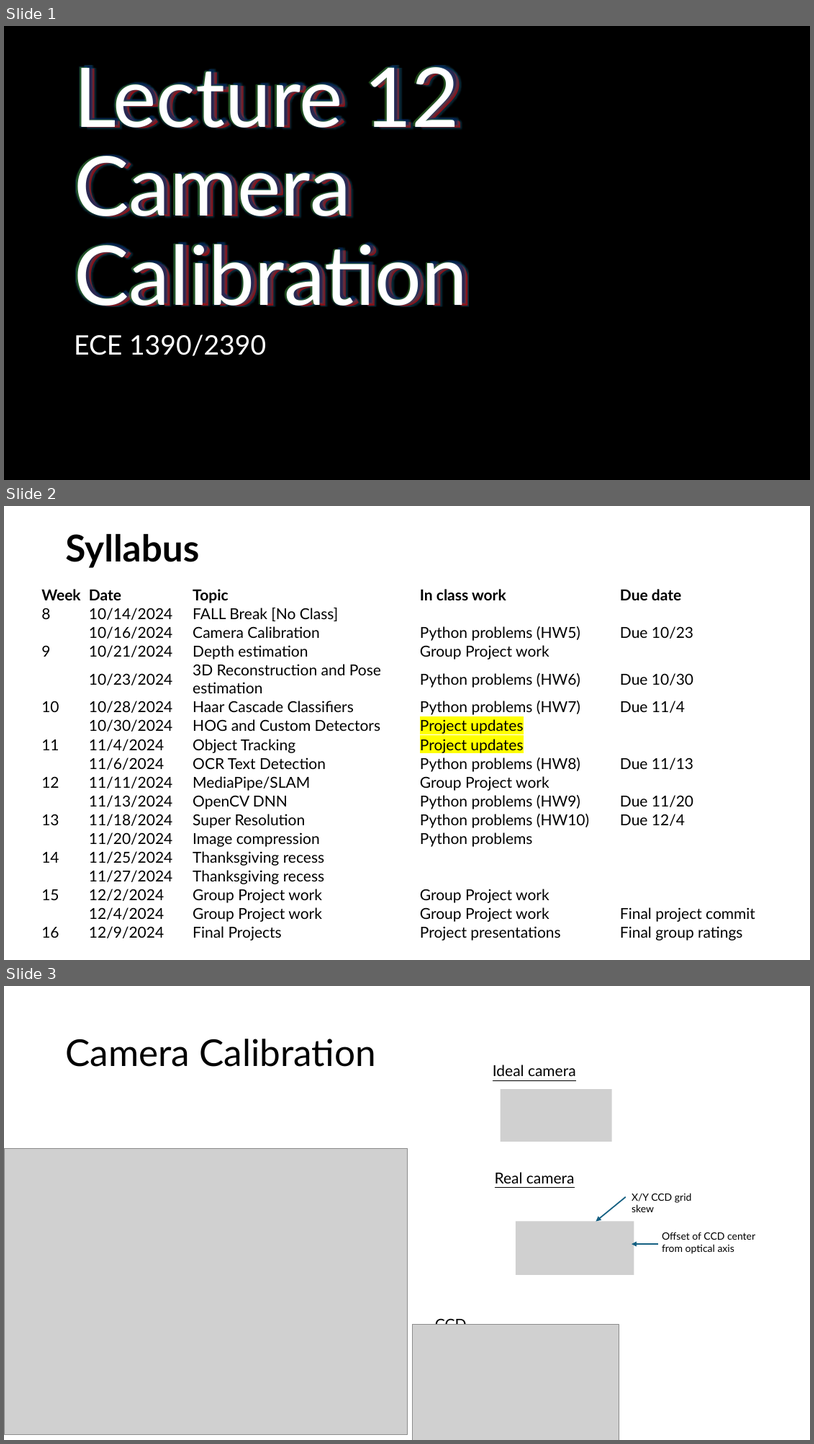
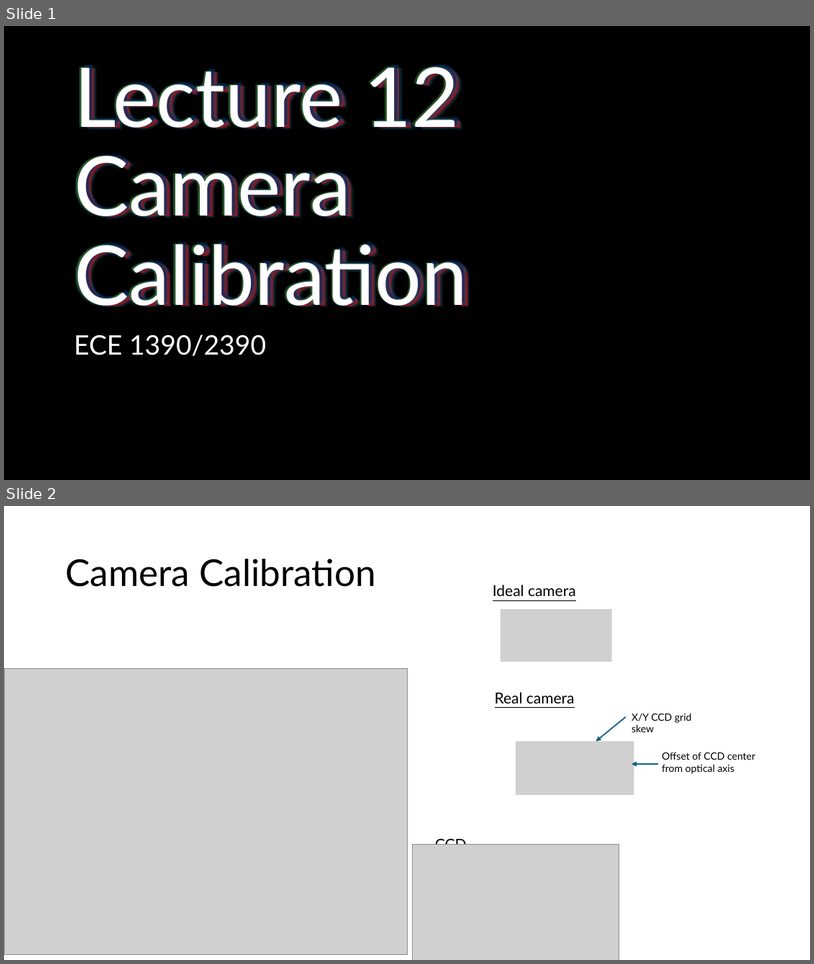
Before and after one commit to SSOE-ECE1390/LecturePowerPoints, a slide deck: Lecture13/ECE1390_Lecture13.pptx. Shown one above the other, each under a label of ours: slides 1, 2 and 3 before the commit, slides 1 and 2 after it. The pictures are 814x1444 and 814x964 pixels, drawn with LibreOffice and Linux fonts; fonts in the diff are those of the drawing; grey boxes stand for pictures; background and template pictures are left out. Boxes give left, top, right and bottom in pixels: in the first picture for what was removed or moved away, otherwise in the second. Text is boxed around its words. In the diff, an @@ line names an element or a change of style, - is before the commit and + after.

```diff
--- a/Lecture13/ECE1390_Lecture13.pptx
+++ b/Lecture13/ECE1390_Lecture13.pptx
@@ slide 2 removed at (4,506,810,960), background #FFFFFF @@
@@ title removed at (65,534,199,568) @@
-Syllabus
@@ table removed at (41,586,774,943), 18 rows, 5 columns @@
-Week | Date | Topic | In class work | Due date
-8 | 10/14/2024 | FALL Break [No Class] |  | 
- | 10/16/2024 | Camera Calibration | Python problems (HW5) | Due 10/23
-9 | 10/21/2024 | Depth estimation | Group Project work | 
- | 10/23/2024 | 3D Reconstruction and Pose estimation | Python problems (HW6) | Due 10/30
-10 | 10/28/2024 | Haar Cascade Classifiers | Python problems (HW7) | Due 11/4
- | 10/30/2024 | HOG and Custom Detectors | Project updates | 
-11 | 11/4/2024 | Object Tracking | Project updates | 
- | 11/6/2024 | OCR Text Detection | Python problems (HW8) | Due 11/13
-12 | 11/11/2024 | MediaPipe/SLAM | Group Project work | 
- | 11/13/2024 | OpenCV DNN | Python problems (HW9) | Due 11/20
-13 | 11/18/2024 | Super Resolution | Python problems (HW10) | Due 12/4
- | 11/20/2024 | Image compression | Python problems | 
-14 | 11/25/2024 | Thanksgiving recess |  | 
- | 11/27/2024 | Thanksgiving recess |  | 
-15 | 12/2/2024 | Group Project work | Group Project work | 
- | 12/4/2024 | Group Project work | Group Project work | Final project commit
-16 | 12/9/2024 | Final Projects | Project presentations | Final group ratings
@@ what was slide 3 is now slide 2 @@
```
Also in this commit, not shown: 1 slide changed, 7 other files.
